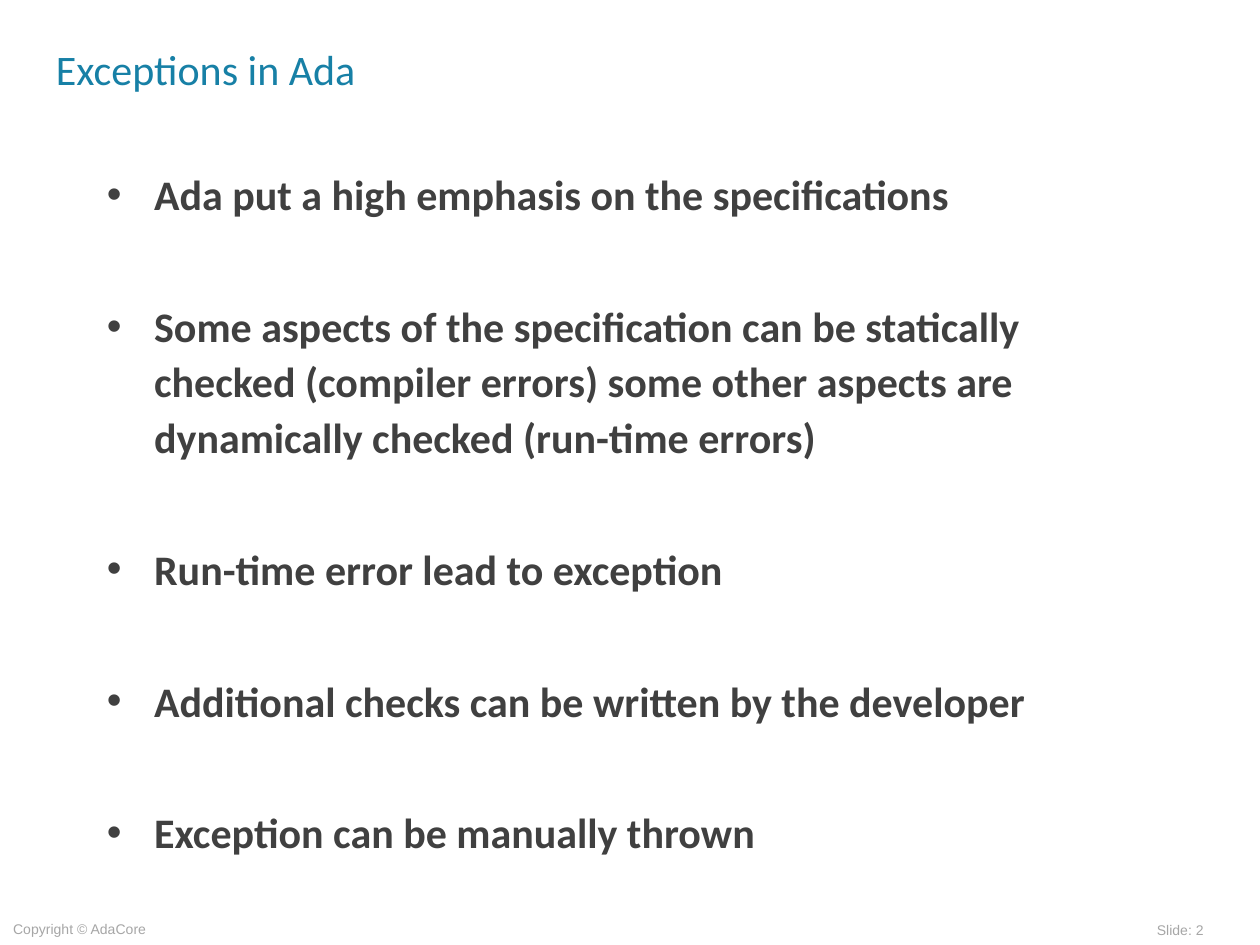
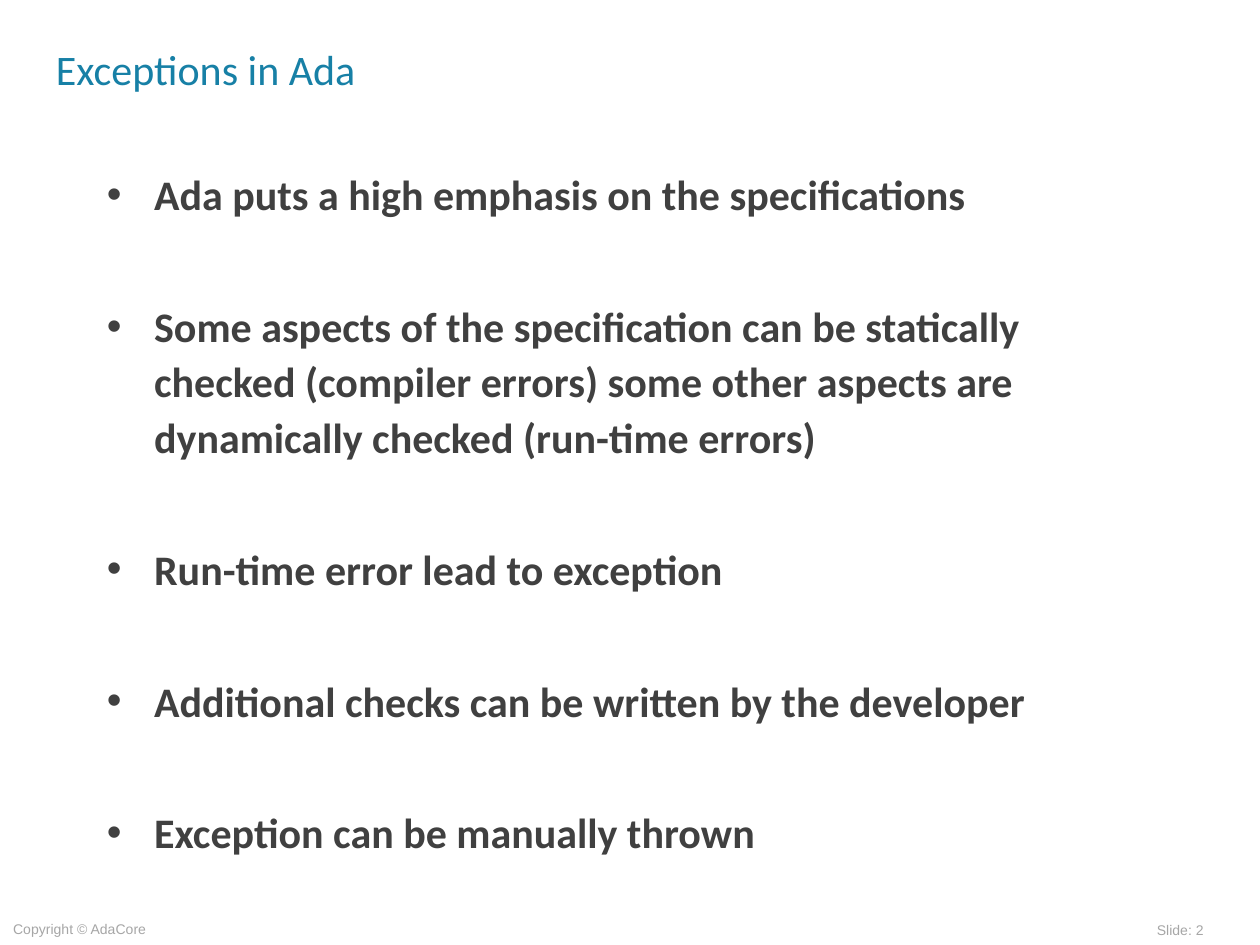
Before and after one commit to AdaCoreU/Courses, a slide deck: slide 2 of lectures/03_Programming_in_the_Large/01_Exceptions/slides/Exceptions.ppt. Drawn at 1260x945 pixels with LibreOffice and Linux fonts; fonts in the diff are those of the drawing; background and template pictures are left out. Boxes give left, top, right and bottom in pixels: in the first picture for what was removed or moved away, otherwise in the second. Text is boxed around its words. In the diff, an @@ line names an element or a change of style, - is before the commit and + after.

```diff
--- a/lectures/03_Programming_in_the_Large/01_Exceptions/slides/Exceptions.ppt
+++ b/lectures/03_Programming_in_the_Large/01_Exceptions/slides/Exceptions.ppt
@@ text at (154, 180, 966, 217): text changed @@
-• Ada put a high emphasis on the specifications
+• Ada puts a high emphasis on the specifications
```
Also in this commit, not shown: 7 other slides changed, 1 other file.
